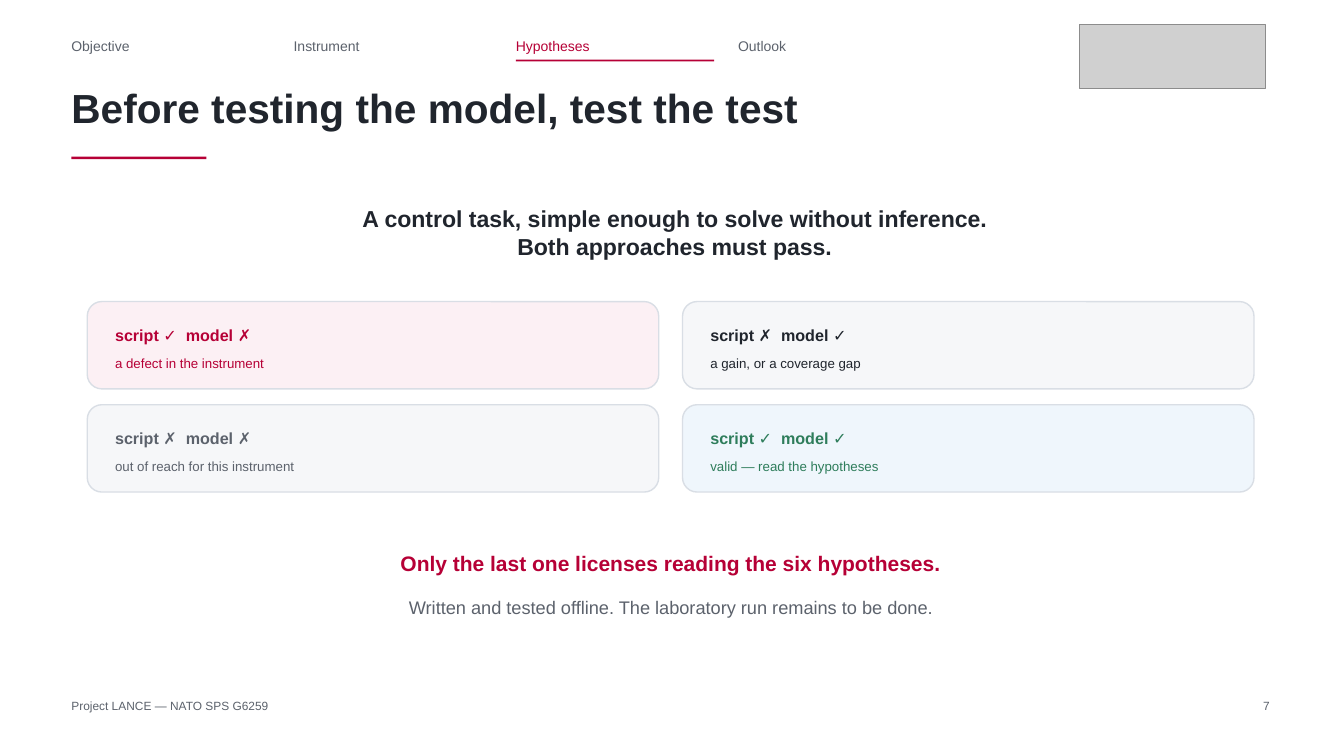
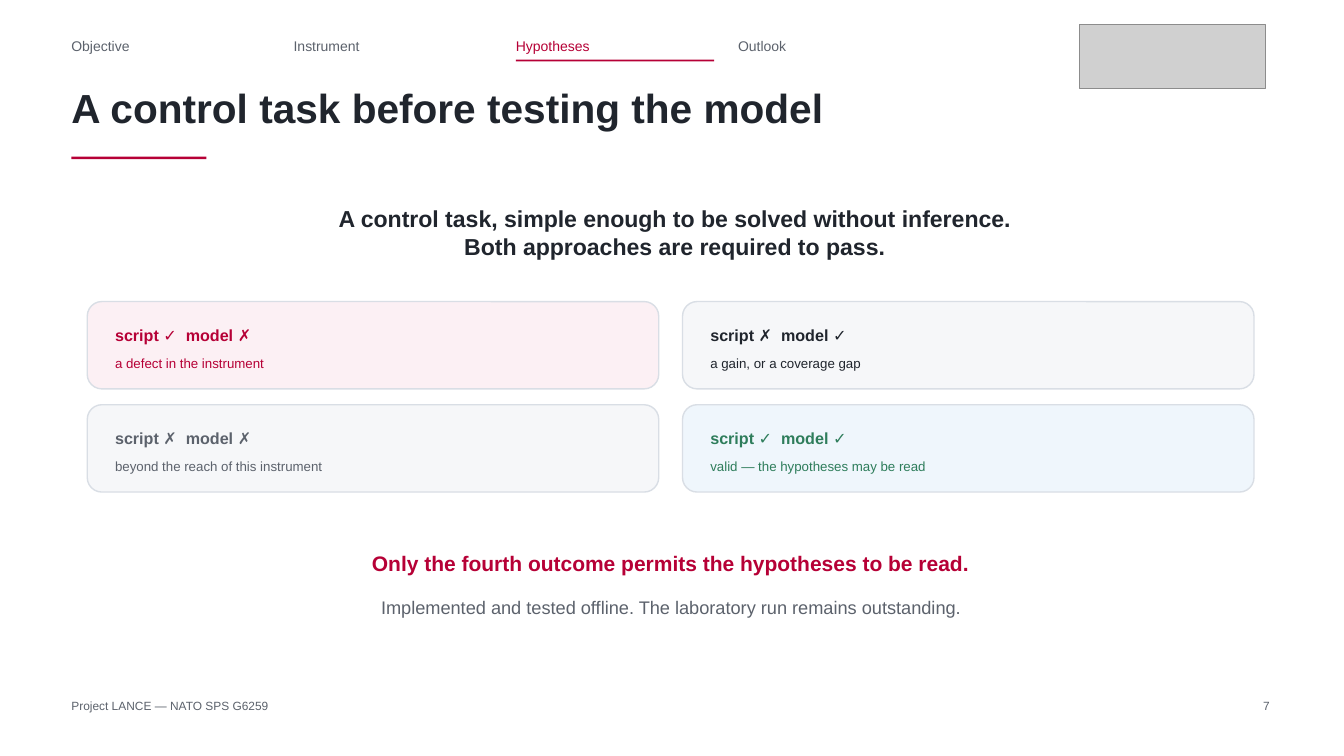
Before and after one commit to Tanguyvans/LANCE, a slide deck: slide 7 of objectifs/presentation-2026-10-23/slides.pptx. Drawn at 1344x756 pixels with LibreOffice and Linux fonts; fonts in the diff are those of the drawing; grey boxes stand for pictures. Boxes give left, top, right and bottom in pixels: in the first picture for what was removed or moved away, otherwise in the second. Text is boxed around its words. In the diff, an @@ line names an element or a change of style, - is before the commit and + after.

```diff
--- a/objectifs/presentation-2026-10-23/slides.pptx
+++ b/objectifs/presentation-2026-10-23/slides.pptx
@@ text at (71, 93, 823, 131): text changed @@
-Before testing the model, test the test
+A control task before testing the model
@@ text at (339, 210, 1011, 260): text changed @@
-A control task, simple enough to solve without inference.
-Both approaches must pass.
+A control task, simple enough to be solved without inference.
+Both approaches are required to pass.
@@ text at (115, 461, 322, 474): text changed @@
-out of reach for this instrument
+beyond the reach of this instrument
@@ text at (710, 461, 926, 474): text changed @@
-valid — read the hypotheses
+valid — the hypotheses may be read
@@ text at (372, 555, 968, 576): text changed @@
-Only the last one licenses reading the six hypotheses.
+Only the fourth outcome permits the hypotheses to be read.
@@ text at (381, 601, 961, 618): text changed @@
-Written and tested offline. The laboratory run remains to be done.
+Implemented and tested offline. The laboratory run remains outstanding.
```
Also in this commit, not shown: 8 other slides changed, 1 other file.
